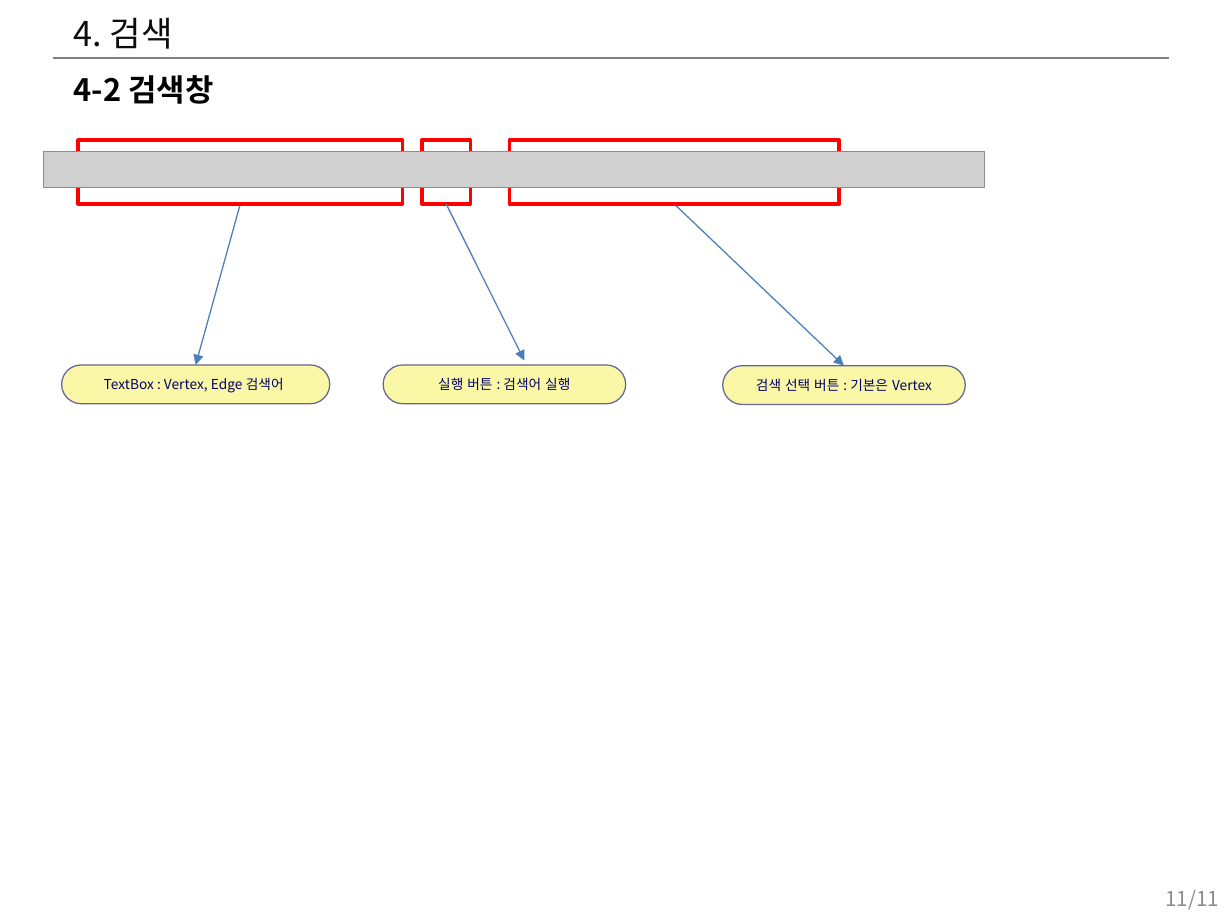
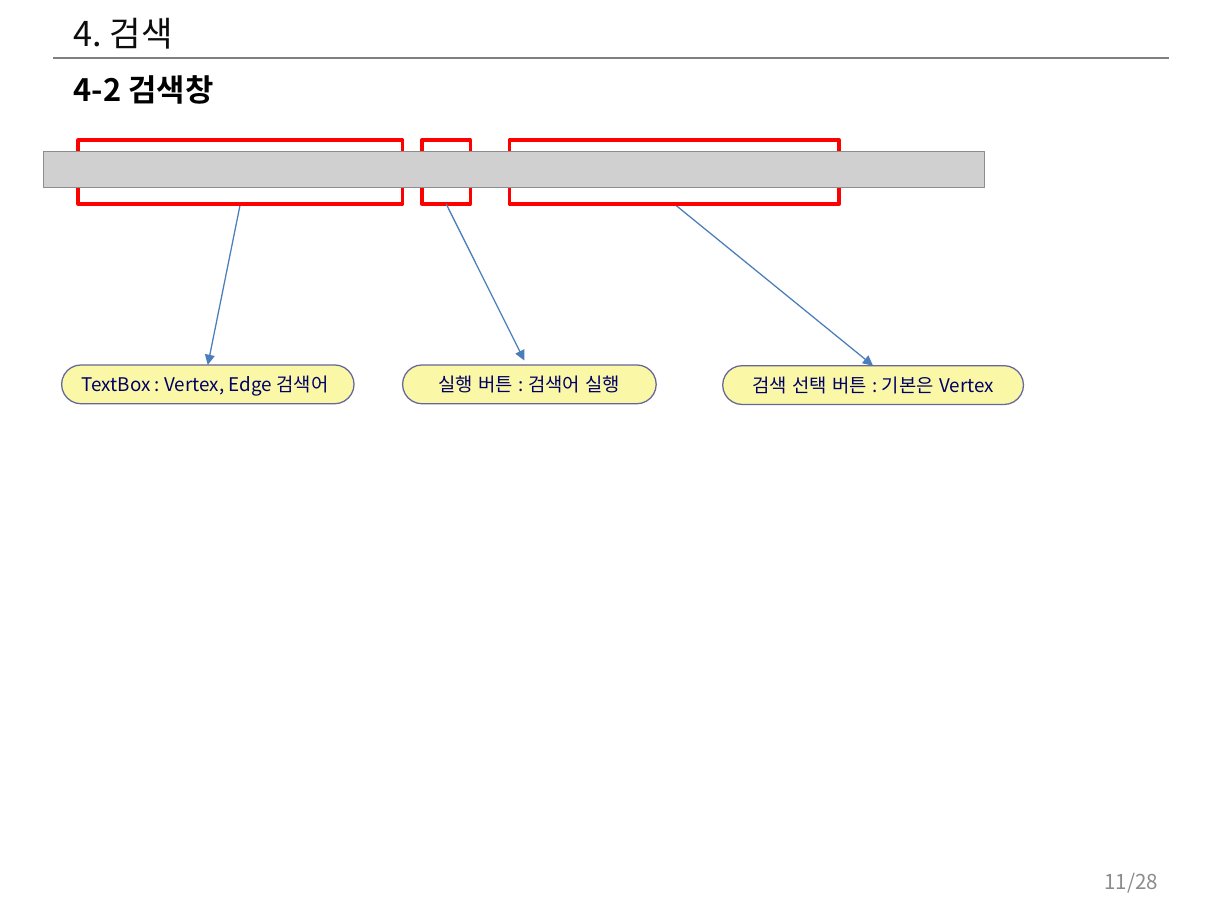
Before and after one commit to postech-dblab-iitp/visual-tool, a slide deck: slide 11 of ViT_docs/시각화도구_UI_UX_기획서.pptx. Drawn at 1232x924 pixels with LibreOffice and Linux fonts; fonts in the diff are those of the drawing; grey boxes stand for pictures. Boxes give left, top, right and bottom in pixels: in the first picture for what was removed or moved away, otherwise in the second. Text is boxed around its words. In the diff, an @@ line names an element or a change of style, - is before the commit and + after.

```diff
--- a/ViT_docs/시각화도구_UI_UX_기획서.pptx
+++ b/ViT_docs/시각화도구_UI_UX_기획서.pptx
@@ arrow moved from (240, 205) - (196, 365) to (240, 205) - (208, 365) @@
@@ arrow moved from (674, 205) - (844, 366) to (674, 205) - (873, 366) @@
@@ rounded rectangle "TextBox : Vertex, Edge 검색어" resized from (x1=62, y1=365, x2=330, y2=403) to (x1=62, y1=365, x2=354, y2=403) @@
@@ rounded rectangle "실행 버튼 : 검색어 실행" resized from (x1=383, y1=365, x2=626, y2=403) to (x1=403, y1=365, x2=657, y2=403) @@
@@ size 8 to 11 pt in 3 elements at (x1=62, y1=365, x2=354, y2=403), (x1=403, y1=365, x2=657, y2=403), (x1=723, y1=366, x2=1024, y2=404) @@
@@ rounded rectangle "검색 선택 버튼 : 기본은 ..." resized from (x1=723, y1=366, x2=966, y2=404) to (x1=723, y1=366, x2=1024, y2=404) @@
@@ page number at (x1=1104, y1=873, x2=1158, y2=893): text changed @@
-11/11
+11/28
```
Also in this commit, not shown: 14 other slides changed, 8 slides added, 2 slides removed.
